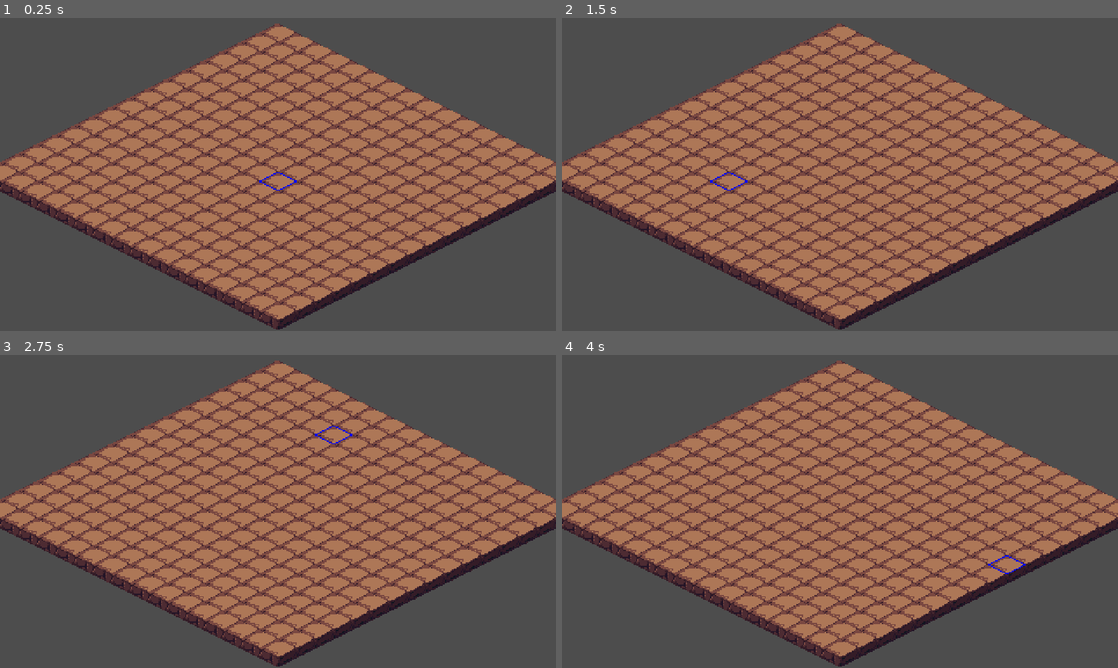
Above: before the commit, frames 1-4 (two rows, left to right).
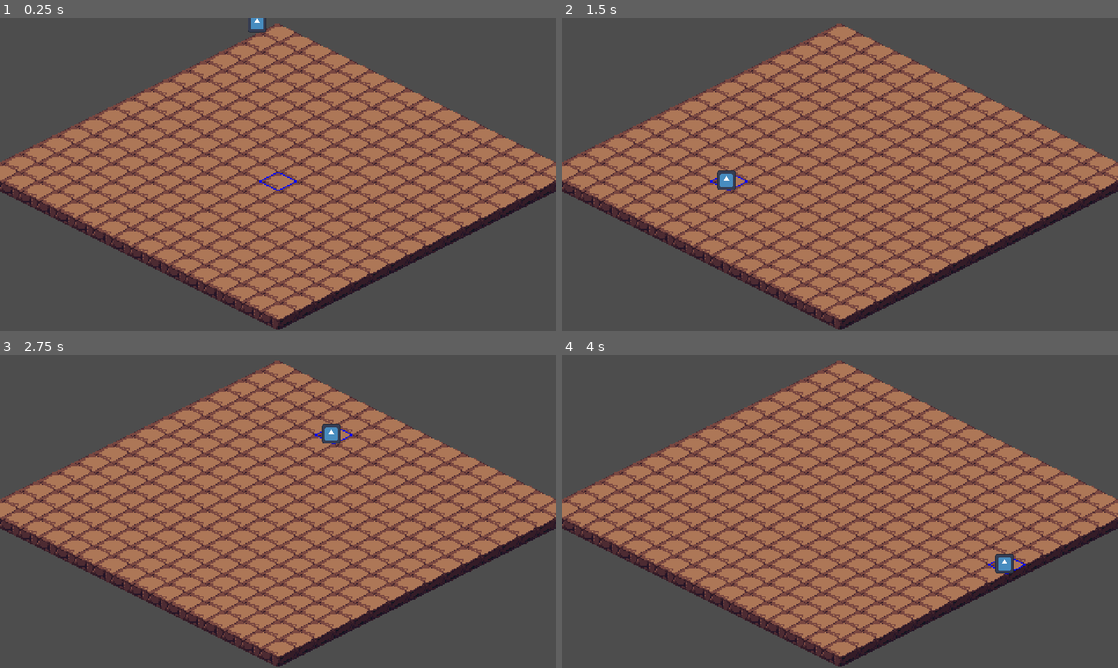
Above: after the commit, the same moments.

Repository: CodingMan275/gunslinger
Game: Godot game, scene res://node_2d.tscn
The game is run twice, just before and just after one commit, with the same random seed, the same clock (stepped at 60 frames per second) and the same inputs. This scene is started directly instead of the project's main scene. The engine's default icon, where the game draws it, is replaced by a stand-in: a white triangle on a blue panel in a dark square.
Inputs (mouse positions are in pixels of both pictures, inside the frame that each line leads up to):
- Up to frame 1 (0.25 s): no input
- Up to frame 2 (1.5 s): tap Enter at 0.5 s; move the mouse to (962, 158) at 0.52 s; hold Right (Move_Right) 0.53-1.28 s; click (962, 158) at 0.6 s; tap Space at 1.25 s; move the mouse to (728, 190) at 1.27 s; hold Down (Move_Down) from 1.28 s (still down); click (728, 190) at 1.35 s
- Up to frame 3 (2.75 s): tap Enter at 2 s; move the mouse to (333, 442) at 2.02 s; release Down (Move_Down) at 2.03 s; hold Right (Move_Right) from 2.03 s (still down); click (333, 442) at 2.1 s
- Up to frame 4 (4 s): tap Space at 2.75 s; move the mouse to (812, 574) at 2.77 s; release Right (Move_Right) at 2.78 s; hold Up (Move_Up) 2.78-3.53 s; click (812, 574) at 2.85 s; tap Enter at 3.5 s; move the mouse to (1006, 558) at 3.52 s; hold Left (Move_Left) from 3.53 s (still down); click (1006, 558) at 3.6 s

The runs differ from the first frame. In frame 1, 0.1% of the frame differs, in the area x 44-48%, y 0-5%; in frame 2, 0.2%, in the area x 27-32%, y 48-55%; in frame 3, 0.2%; in frame 4, 0.2%.

Commit message:
Character Movement on Board
Click any square on the board and the character moves to that squre

Diff:
--- /dev/null
+++ b/moveable_player.gd
@@ -0,0 +1,12 @@
+extends CharacterBody2D
+
+
+const SPEED = 300.0
+
+func _physics_process(delta: float):
+	MoveMouse()
+	move_and_slide()
+
+func MoveMouse():
+	if Input.is_action_just_pressed("LeftClick"):
+		global_position = Vector2($"../TileMap".selectedTile)
--- /dev/null
+++ b/moveable_player.tscn
@@ -0,0 +1,14 @@
+[gd_scene load_steps=3 format=3 uid="uid://c084g67tienhw"]
+
+[ext_resource type="Script" path="res://moveable_player.gd" id="1_cqft7"]
+[ext_resource type="Texture2D" uid="uid://wpqjamy8nklp" path="res://icon.svg" id="2_q357y"]
+
+[node name="MoveablePlayer" type="CharacterBody2D"]
+script = ExtResource("1_cqft7")
+
+[node name="CollisionShape2D" type="CollisionShape2D" parent="."]
+
+[node name="Sprite2D" type="Sprite2D" parent="."]
+position = Vector2(-2, -1)
+scale = Vector2(0.125, 0.132813)
+texture = ExtResource("2_q357y")
--- a/node_2d.tscn
+++ b/node_2d.tscn
@@ -1,8 +1,9 @@
-[gd_scene load_steps=7 format=3 uid="uid://jl7k3ltwbp41"]
+[gd_scene load_steps=8 format=3 uid="uid://jl7k3ltwbp41"]
 
 [ext_resource type="Texture2D" uid="uid://fcuqal2ynbts" path="res://spritesheet.png" id="1_82qw3"]
 [ext_resource type="Texture2D" uid="uid://mmea4eto2a6p" path="res://Rhombus.png" id="2_cvwes"]
 [ext_resource type="Script" path="res://tile_map.gd" id="3_m8k54"]
+[ext_resource type="PackedScene" uid="uid://c084g67tienhw" path="res://moveable_player.tscn" id="4_pa1d4"]
 
 [sub_resource type="TileSetAtlasSource" id="TileSetAtlasSource_p1dyh"]
 texture = ExtResource("1_82qw3")
@@ -451,11 +452,15 @@
 [node name="Node2D" type="Node2D"]
 
 [node name="TileMap" type="TileMap" parent="."]
+y_sort_enabled = true
 tile_set = SubResource("TileSet_1y6tq")
 rendering_quadrant_size = 32
 format = 2
 layer_1/name = "Layer1"
+layer_1/y_sort_enabled = true
 script = ExtResource("3_m8k54")
 
 [node name="Camera2D" type="Camera2D" parent="."]
 offset = Vector2(16, 130)
+
+[node name="MoveablePlayer" parent="." instance=ExtResource("4_pa1d4")]
--- a/project.godot
+++ b/project.godot
@@ -45,6 +45,11 @@
 "events": [Object(InputEventKey,"resource_local_to_scene":false,"resource_name":"","device":-1,"window_id":0,"alt_press …(195 unchanged characters)…
 ]
 }
+LeftClick={
+"deadzone": 0.5,
+"events": [Object(InputEventMouseButton,"resource_local_to_scene":false,"resource_name":"","device":-1,"window_id":0,"alt_pressed":false,"shift_pressed":false,"ctrl_pressed":false,"meta_pressed":false,"button_mask":0,"position":Vector2(0, 0),"global_position":Vector2(0, 0),"factor":1.0,"button_index":1,"canceled":false,"pressed":false,"double_click":false,"script":null)
+]
+}
 
 [rendering]
 
--- a/tile_map.gd
+++ b/tile_map.gd
@@ -3,6 +3,7 @@
 
 var GridSize = 16
 var Dict = {}
+var selectedTile
 
 func _ready():
 	for x in GridSize:
@@ -16,6 +17,7 @@
 
 func _process(delta):
 	var tile = local_to_map(get_global_mouse_position())
+	selectedTile = map_to_local(tile)
 
 	for x in GridSize:
 		for y in GridSize:
